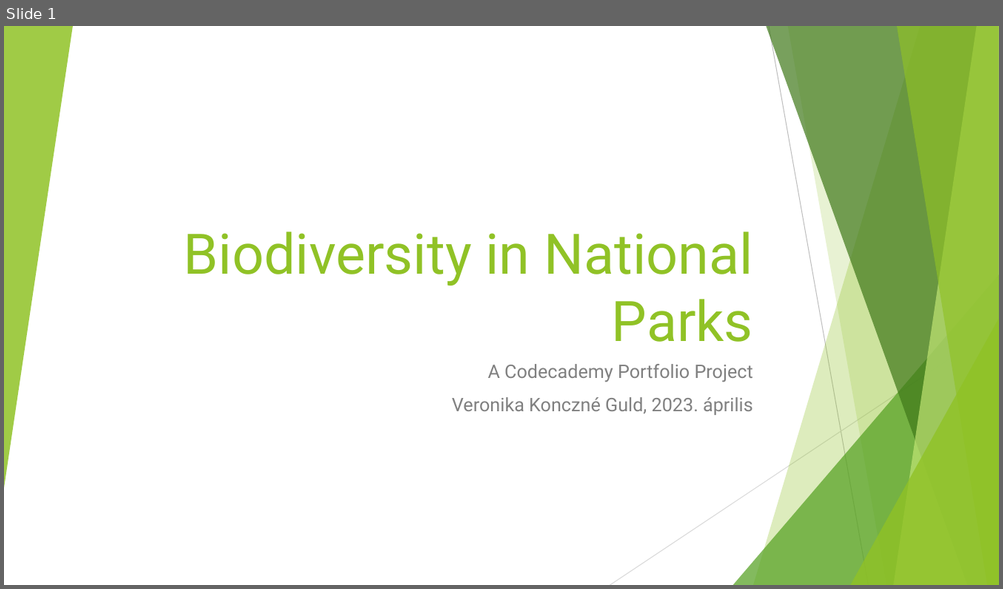
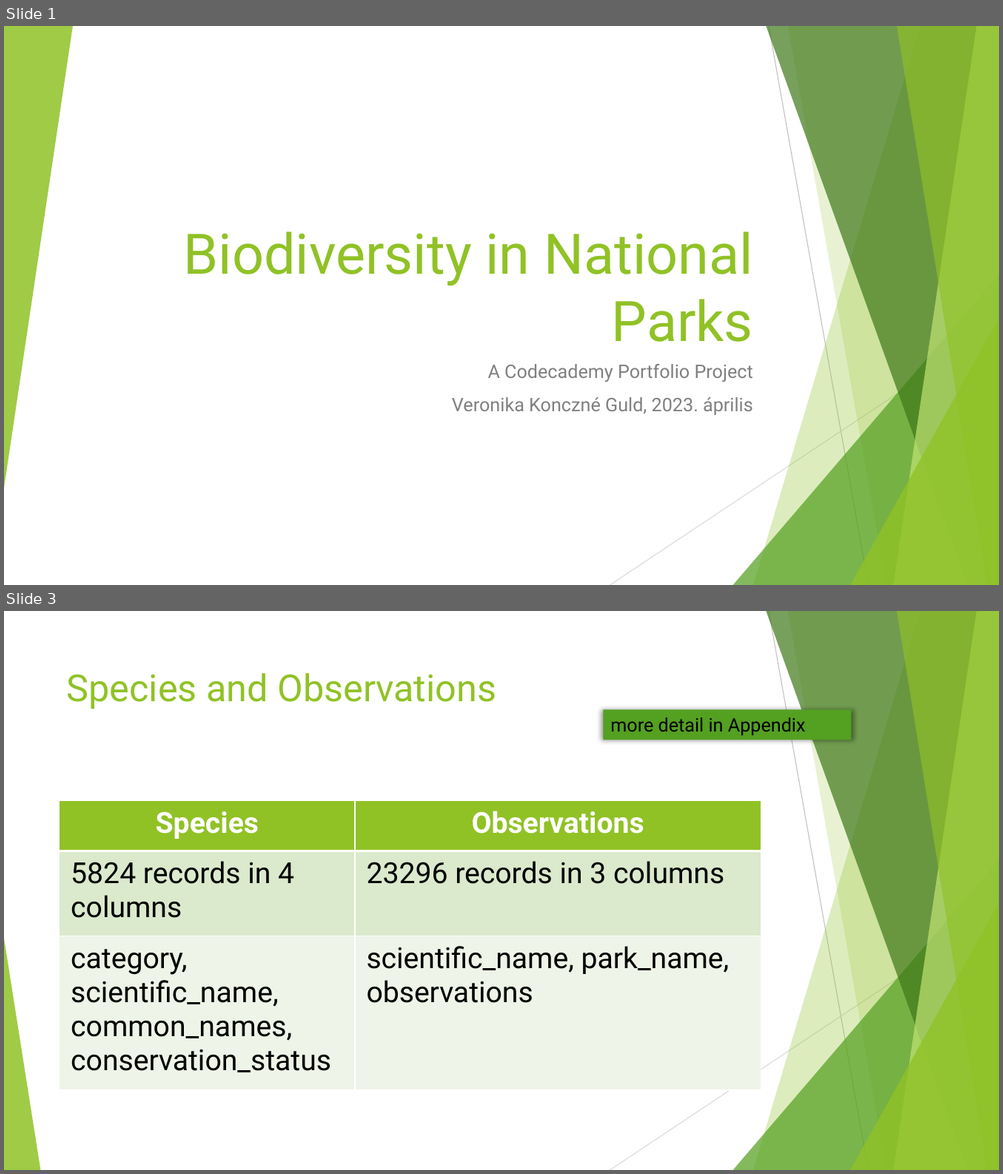
Before and after one commit to kgveronka/biodiversity, a slide deck: Biodiversity in National Parks.pptx. Shown one above the other, each under a label of ours: slide 1 before the commit, slides 1 and 3 after it; the slides between them are not shown. The pictures are 1003x589 and 1003x1174 pixels, drawn with LibreOffice and Linux fonts; fonts in the diff are those of the drawing. Boxes give left, top, right and bottom in pixels: in the first picture for what was removed or moved away, otherwise in the second. Text is boxed around its words. In the diff, an @@ line names an element or a change of style, - is before the commit and + after.

```diff
--- a/Biodiversity in National Parks.pptx
+++ b/Biodiversity in National Parks.pptx
@@ slide 3 added at (x1=4, y1=611, x2=999, y2=1170), background #FFFFFF; not listed: 9 template elements that a slide beside it also shows @@
@@ title added at (x1=67, y1=673, x2=496, y2=709), 36 pt, text #90C226 @@
+Species and Observations
@@ rectangle added at (x1=603, y1=709, x2=851, y2=739), fill #54A021, 18 pt, text #000000 @@
+more detail in Appendix
@@ table added at (x1=60, y1=800, x2=760, y2=1091), 3 rows, 2 columns @@
+Species | Observations
+5824 records in 4 columns | 23296 records in 3 columns
+category, scientific_name, common_names, conservation_status | scientific_name, park_name, observations
@@ triangle added at (x1=4, y1=939, x2=40, y2=1170), fill #90C226 at 85% opacity @@
```
Also in this commit, not shown: 14 slides changed, 6 other slides added, 4 slides removed.
